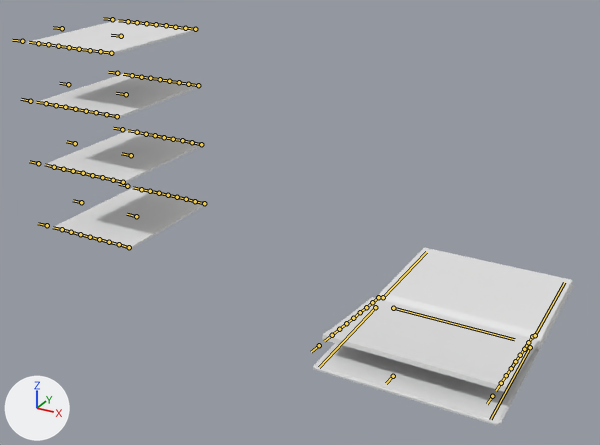
The Blender file Assets/Models/Temp Art/OpenSketchbook.blend as it was, and as the next commit left it.
Rendered twice from a camera (50 mm lens) standing at (2.59, -9.46, 5.09) and looking at (-2.24, -0.66, 0.69). Every picture has the same lights, and +X, +Y and +Z are marked at lower left. The bones that bend it are drawn over the model as lines.
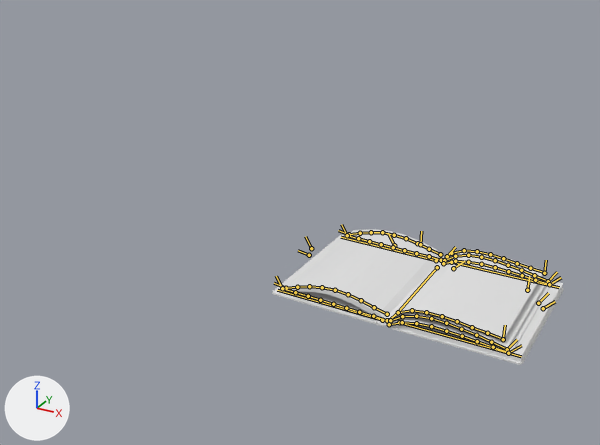
The newer file adds an action. The first version stands in its rest pose; the second is drawn at frame 1 of the action 'Page Turn Right Back'.

The edits, one by one:
Bone 'Bone.021' (bone_bone_021) moves from (0.0, 0.0, 0.0) to (1.66, -0.02, 0.17).
Bone 'Bone.021' (bone_bone_021) turns from (0, 0, 0) to (0, -1, 90) degrees about its own x, y and z.
Bone 'Bone.018' (bone_bone_018) moves from (0.0, 0.0, 0.0) to (0.01, -0.18, 0.2).
Bone 'Bone.083' (bone_bone_083) moves from (0.0, 0.0, 0.0) to (0.48, -5.75, -1.29).
Bone 'Bone.083' (bone_bone_083) turns from (0, 0, 0) to (-115, 15, -64) degrees about its own x, y and z.
Bone 'Bone.082' (bone_bone_082) moves from (0.0, 0.0, 0.0) to (-0.73, -1.51, -1.23).
Bone 'Bone.084' (bone_bone_084) moves from (0.0, 0.0, 0.0) to (1.36, -5.75, -0.47).
Bone 'Bone.084' (bone_bone_084) turns from (0, 0, 0) to (-87, -1, -61) degrees about its own x, y and z.
Bone 'Bone.101' (bone_bone_101) moves from (0.0, 0.0, 0.0) to (0.59, -0.82, 1.14).
Bone 'Bone.104' (bone_bone_104) moves from (0.0, 0.0, 0.0) to (1.2, -5.75, 0.72).
Bone 'Bone.104' (bone_bone_104) turns from (0, 0, 0) to (-147, 26, -74) degrees about its own x, y and z.
Bone 'Bone.121' (bone_bone_121) moves from (0.0, 0.0, 0.0) to (-0.59, -0.84, -1.07).
Bone 'Bone.124' (bone_bone_124) moves from (0.0, 0.0, 0.0) to (1.6, -5.78, 1.66).
Bone 'Bone.124' (bone_bone_124) turns from (0, 0, 0) to (19, 151, 99) degrees about its own x, y and z.
Bone 'Bone.141' (bone_bone_141) moves from (0.0, 0.0, 0.0) to (-0.53, -0.57, -0.89).

Changed parts and their boxes (x1, y1, x2, y2) in the pictures (600 x 445 px):
'Cube', posed (12% wider, 24% shorter)
    before: (313, 248, 573, 425)
    after: (272, 230, 564, 365)
'Plane', posed (46% taller)
    before: (53, 187, 207, 249)
    after: (386, 249, 545, 340)
'Plane.001', posed
    before: (45, 130, 204, 183)
    after: (283, 250, 443, 322)
'Plane.002', posed
    before: (37, 73, 202, 118)
    after: (388, 277, 549, 350)
'Plane.003', posed
    before: (27, 20, 197, 55)
    after: (388, 282, 552, 354)
bone 'Bone.021', root to tip
    before: (393, 308) to (514, 339)
    after: (437, 267) to (395, 315)
bone 'Bone.018', root to tip
    before: (393, 376) to (386, 383)
    after: (309, 255) to (298, 250)
bone 'Bone.083', root to tip
    before: (136, 216) to (127, 214)
    after: (420, 244) to (421, 231)
bone 'Bone.082', root to tip
    before: (81, 202) to (73, 200)
    after: (527, 290) to (529, 276)
bone 'Bone.084', root to tip
    before: (131, 155) to (121, 153)
    after: (394, 245) to (388, 233)
bone 'Bone.101', root to tip
    before: (75, 143) to (66, 141)
    after: (311, 248) to (305, 236)
bone 'Bone.104', root to tip
    before: (126, 94) to (116, 93)
    after: (447, 256) to (455, 247)
bone 'Bone.121', root to tip
    before: (68, 84) to (59, 83)
    after: (538, 303) to (548, 293)
bone 'Bone.124', root to tip
    before: (121, 36) to (111, 35)
    after: (453, 268) to (464, 261)
bone 'Bone.141', root to tip
    before: (62, 28) to (53, 27)
    after: (543, 308) to (555, 301)
